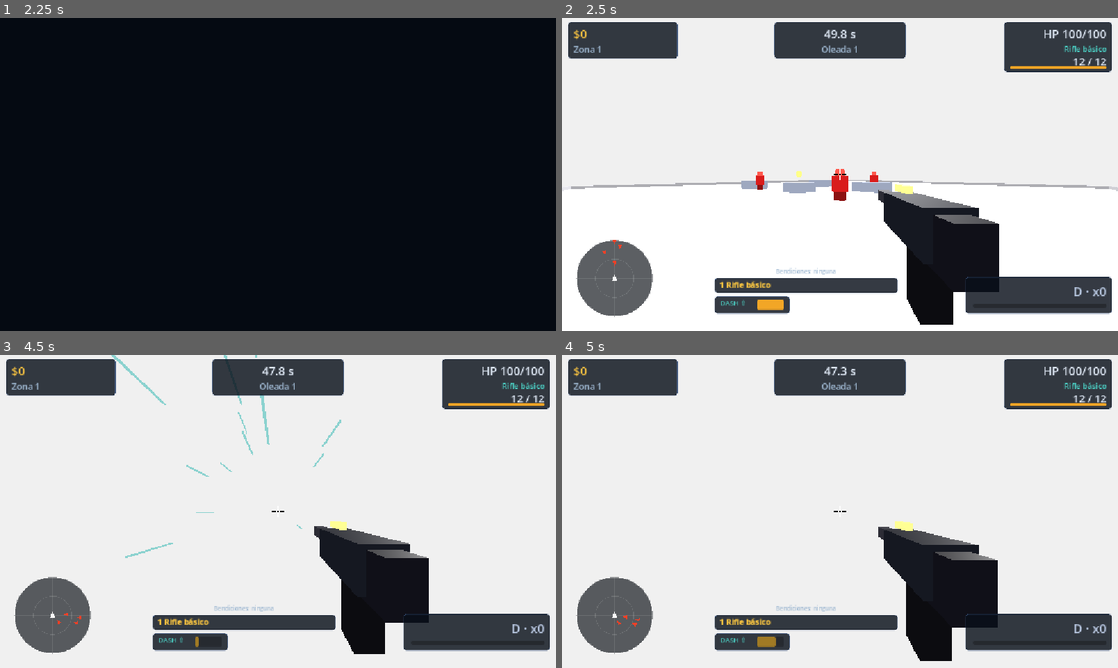
Above: before the commit, frames 1-4 (two rows, left to right).
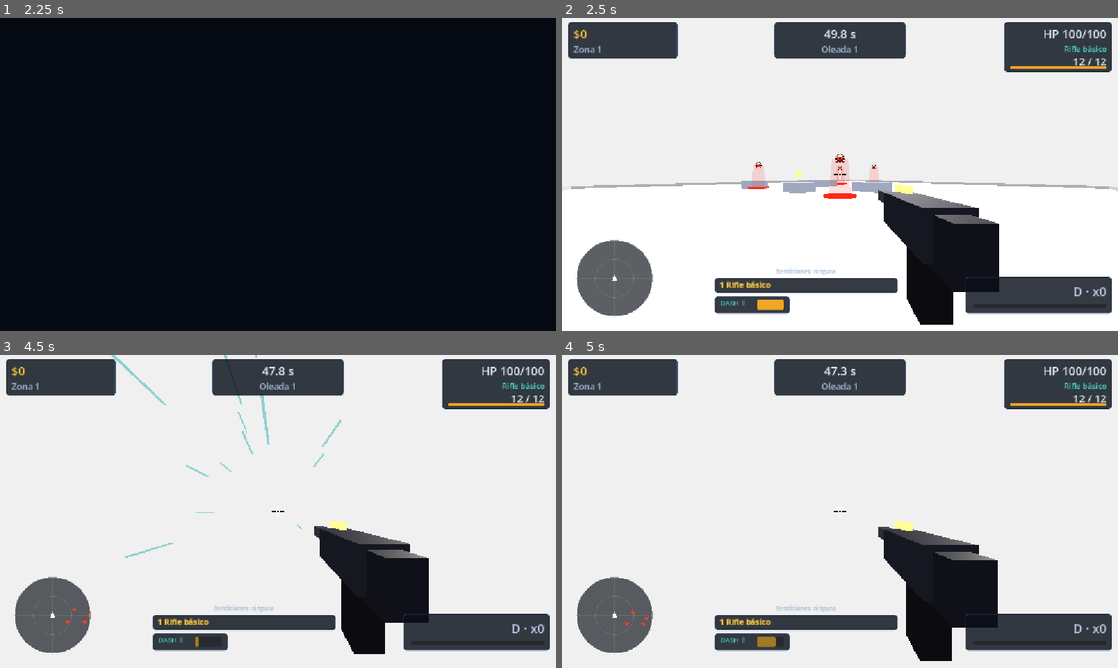
Above: after the commit, the same moments.

Repository: Veilen1/Deadline
Game: Godot game, scene res://scenes/ui/main_menu.tscn
Same seed, same stepped clock (60 frames per second), same inputs: the game is played once before the commit and once after it.
Inputs (mouse positions are in pixels of both pictures, inside the frame that each line leads up to):
- Up to frame 1 (2.25 s): click "JUGAR" at 0.5 s; click "JUGAR" at 1.25 s; click "Empezar run" at 2 s
- Up to frame 2 (2.5 s): no input
- Up to frame 3 (4.5 s): tap Enter at 2.75 s; move the mouse to (305, 511) at 2.77 s; hold W (move_forward) from 2.78 s (still down); tap Space (jump) at 2.85, 3.02, 3.32, 3.77, 3.8, 4.07, 4.25 s; move the mouse to (250, 511) at 3.52 s; click (250, 511) at 3.6 s; move the mouse to (289, 505) at 4.27 s; tap Shift at 4.35 s
- Up to frame 4 (5 s): keep holding W (move_forward); tap Space (jump) at 4.55 s

Frame 1 is identical in both runs. In frame 2, 0.7% of the frame differs, in the area x 7-57%, y 43-80%; in frame 3, less than 0.1%; in frame 4, less than 0.1%.

Commit message:
feat(spawn): telegrafiar apariciones con calavera 2 segundos antes

Diff:
--- /dev/null
+++ b/scenes/effects/spawn_telegraph.gd
@@ -0,0 +1,45 @@
+extends Node3D
+
+## Aviso de aparición: calavera roja, anillo y haz de luz en el punto donde
+## van a salir los enemigos. Dura lo que indique el spawner.
+
+@export var lifetime: float = 2.0
+
+@onready var _label: Label3D = $Label
+@onready var _ring: MeshInstance3D = $Ring
+@onready var _beam: MeshInstance3D = $Beam
+
+var _elapsed: float = 0.0
+var _base_label_y: float = 0.0
+var _base_ring_scale: Vector3 = Vector3.ONE
+var _tween: Tween
+
+
+func _ready() -> void:
+	_base_label_y = _label.position.y
+	_base_ring_scale = _ring.scale
+
+
+func start(duration: float) -> void:
+	lifetime = duration
+	_elapsed = 0.0
+	if _tween != null and _tween.is_valid():
+		_tween.kill()
+
+	_label.modulate.a = 0.0
+	_beam.transparency = 0.0
+	_tween = create_tween()
+	_tween.tween_property(_label, "modulate:a", 1.0, 0.12)
+	_tween.tween_interval(maxf(lifetime - 0.4, 0.1))
+	_tween.tween_property(_label, "modulate:a", 0.0, 0.25)
+	_tween.parallel().tween_property(_beam, "transparency", 1.0, 0.25)
+	_tween.tween_callback(queue_free)
+
+
+func _process(delta: float) -> void:
+	_elapsed += delta
+	var pulse: float = 1.0 + sin(_elapsed * 9.0) * 0.08
+	_ring.scale = Vector3(
+		_base_ring_scale.x * pulse, _base_ring_scale.y, _base_ring_scale.z * pulse
+	)
+	_label.position.y = _base_label_y + sin(_elapsed * 4.0) * 0.07
--- /dev/null
+++ b/scenes/effects/spawn_telegraph.tscn
@@ -0,0 +1,62 @@
+[gd_scene load_steps=7 format=3]
+
+[ext_resource type="Script" path="res://scenes/effects/spawn_telegraph.gd" id="1_telegraph"]
+
+[sub_resource type="TorusMesh" id="TorusMesh_ring"]
+inner_radius = 0.82
+outer_radius = 1.0
+rings = 48
+ring_segments = 8
+
+[sub_resource type="StandardMaterial3D" id="StandardMaterial3D_ring"]
+shading_mode = 0
+albedo_color = Color(1, 0.16, 0.1, 1)
+emission_enabled = true
+emission = Color(1, 0.1, 0.05, 1)
+emission_energy_multiplier = 3.0
+
+[sub_resource type="CylinderMesh" id="CylinderMesh_beam"]
+top_radius = 0.5
+bottom_radius = 0.72
+height = 2.4
+radial_segments = 16
+
+[sub_resource type="StandardMaterial3D" id="StandardMaterial3D_beam"]
+transparency = 1
+shading_mode = 0
+albedo_color = Color(1, 0.12, 0.08, 0.14)
+emission_enabled = true
+emission = Color(1, 0.1, 0.05, 1)
+emission_energy_multiplier = 1.2
+
+[node name="SpawnTelegraph" type="Node3D" groups=["spawn_telegraphs"]]
+script = ExtResource("1_telegraph")
+lifetime = 2.0
+
+[node name="Ring" type="MeshInstance3D" parent="."]
+transform = Transform3D(1, 0, 0, 0, 1, 0, 0, 0, 1, 0, 0.14, 0)
+mesh = SubResource("TorusMesh_ring")
+material_override = SubResource("StandardMaterial3D_ring")
+cast_shadow = 0
+
+[node name="Beam" type="MeshInstance3D" parent="."]
+transform = Transform3D(1, 0, 0, 0, 1, 0, 0, 0, 1, 0, 1.2, 0)
+mesh = SubResource("CylinderMesh_beam")
+material_override = SubResource("StandardMaterial3D_beam")
+cast_shadow = 0
+
+[node name="Label" type="Label3D" parent="."]
+transform = Transform3D(1, 0, 0, 0, 1, 0, 0, 0, 1, 0, 2.4, 0)
+billboard = 1
+no_depth_test = true
+modulate = Color(1, 0.2, 0.12, 1)
+outline_modulate = Color(0, 0, 0, 1)
+text = "☠"
+font_size = 160
+outline_size = 12
+
+[node name="Light" type="OmniLight3D" parent="."]
+transform = Transform3D(1, 0, 0, 0, 1, 0, 0, 0, 1, 0, 1.4, 0)
+light_color = Color(1, 0.15, 0.08, 1)
+light_energy = 1.1
+omni_range = 3.5
--- a/scenes/levels/zone.gd
+++ b/scenes/levels/zone.gd
@@ -2,6 +2,8 @@
 
 # Oleadas de la zona. Cada vez que muere un enemigo se descuenta del conteo;
 # al limpiar la última oleada se completa la zona.
+
+const SPAWN_TELEGRAPH_SCENE: PackedScene = preload("res://scenes/effects/spawn_telegraph.tscn")
 
 @export var enemy_scene: PackedScene
 @export var enemy_scenes: Array[PackedScene] = []
@@ -10,6 +12,7 @@
 @export var enemies_per_wave: Array[int] = [4, 5, 3]
 @export var wave_delay: float = 0.8
 @export var completion_bonus: int = 35
+@export var spawn_telegraph_time: float = 2.0
 @export var zone_id: String = "zona_1"
 
 var current_wave: int = 0
@@ -41,11 +44,39 @@
 	_alive_enemies = regular_count + (1 if spawn_elite else 0)
 	EventBus.wave_started.emit(current_wave)
 
+	# Primero se marcan los puntos de aparición; los enemigos salen 2 s después.
+	_show_spawn_telegraphs(regular_count, spawn_elite)
+	await get_tree().create_timer(spawn_telegraph_time, false).timeout
+	if not GameState.is_run_active or _completed:
+		return
+
 	for index in regular_count:
 		_spawn_enemy(index)
 
 	if spawn_elite:
 		_spawn_elite()
+
+
+func _show_spawn_telegraphs(count: int, spawn_elite: bool) -> void:
+	var used: Array[int] = []
+	for index in count:
+		var point_index: int = index % spawn_points.size()
+		if used.has(point_index):
+			continue
+		used.append(point_index)
+		_spawn_telegraph(spawn_points[point_index].global_position)
+
+	if spawn_elite and not used.has(0):
+		_spawn_telegraph(spawn_points[0].global_position)
+
+
+func _spawn_telegraph(world_position: Vector3) -> void:
+	var telegraph: Node3D = SPAWN_TELEGRAPH_SCENE.instantiate() as Node3D
+	if telegraph == null:
+		return
+	add_child(telegraph)
+	telegraph.global_position = Vector3(world_position.x, 0.03, world_position.z)
+	telegraph.call("start", spawn_telegraph_time)
 
 
 func _spawn_enemy(index: int) -> void:
Not shown, added: scenes/effects/spawn_telegraph.gd.uid
